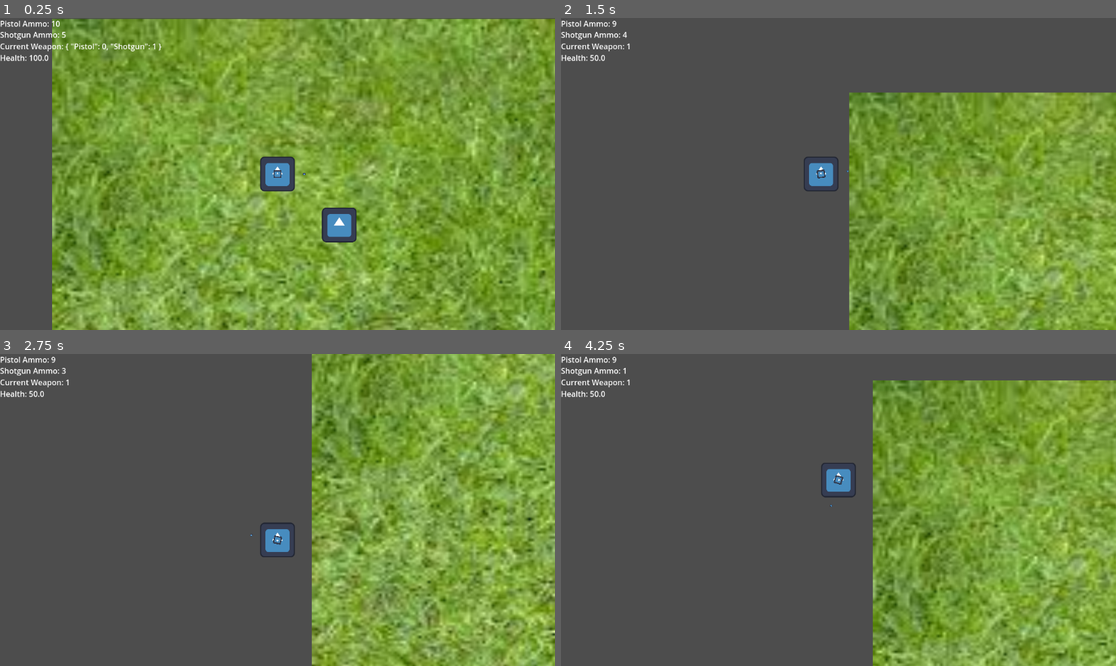
Above: before the commit, frames 1-4 (two rows, left to right).
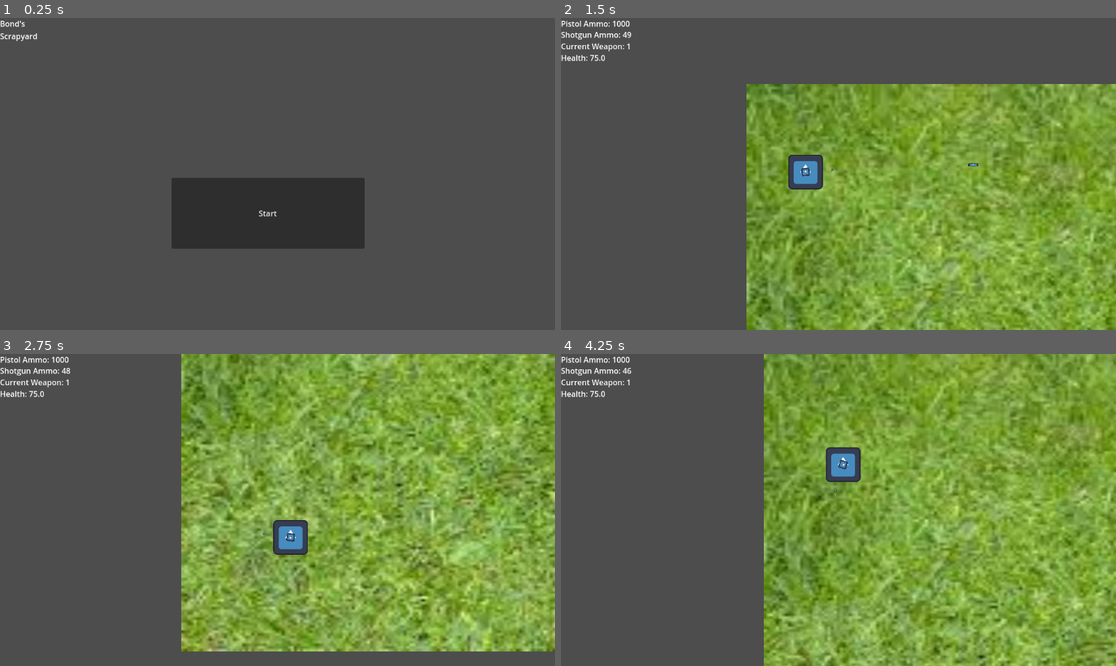
Above: after the commit, the same moments.

Repository: Recsaur/BondScrapyard
Game: Godot game, scene res://Scenes/main_menu.tscn
Same seed, same stepped clock (60 frames per second), same inputs: the game is played once before the commit and once after it. Before the commit the project starts from res://Scenes/Maps/Map.tscn. The engine's default icon, where the game draws it, is replaced by a stand-in: a white triangle on a blue panel in a dark square.
Inputs (mouse positions are in pixels of both pictures, inside the frame that each line leads up to):
- Up to frame 1 (0.25 s): no input
- Up to frame 2 (1.5 s): click (827, 214) at 0.5 s, where only the run after the commit has a clickable "Start"; tap Enter at 1.25 s; move the mouse to (960, 158) at 1.27 s; hold E (SwitchWeaponRight) from 1.28 s (still down); click (960, 158) at 1.35 s
- Up to frame 3 (2.75 s): move the mouse to (166, 525) at 2.02 s; release E (SwitchWeaponRight) at 2.03 s; hold S (down) from 2.03 s (still down); right-click (166, 525) at 2.1 s; click (166, 525) at 2.3 s
- Up to frame 4 (4.25 s): move the mouse to (894, 441) at 2.77 s; release S (down) at 2.78 s; hold E (SwitchWeaponRight) 2.78-3.53 s; click (894, 441) at 2.85 s; move the mouse to (810, 572) at 3.52 s; hold W (up) from 3.53 s (still down); tap Alt at 3.6 s; click (810, 572) at 3.8 s

The runs differ from the first frame. In frame 1, 91% of the frame differs, in the area x 0-100%, y 0-100%; in frame 2, 32%; in frame 3, 46%; in frame 4, 42%.

Commit message:
Added knockback and screenshake for shotgun

Diff:
--- /dev/null
+++ b/Scenes/Characters/camera_2d.gd
@@ -0,0 +1,29 @@
+extends Camera2D
+@export var RandStrength: float = 5.0
+@export var ShakeFade: float = 5.0
+var OffsetAmt: Vector2 = Vector2(0,0)
+var rng = RandomNumberGenerator.new()
+var ShakeStrength: float = 0.0
+
+# Called when the node enters the scene tree for the first time.
+func _ready() -> void:
+	GameTracker.connect("Action", ScreenShake)
+
+
+func _process(delta: float) -> void:
+	if ShakeStrength > 0.0:
+		ShakeStrength = lerpf(ShakeStrength,0,ShakeFade*delta)
+
+		offset = RandOffset()
+
+
+func ScreenShake(value: float):
+	ShakeStrength = value
+	print("screenshakeing?")
+
+func RandOffset() -> Vector2:
+	#print(ShakeStrength* GameController.Consecutive)
+	OffsetAmt = Vector2(rng.randf_range(-ShakeStrength,ShakeStrength),rng.randf_range(-ShakeStrength,ShakeStrength))
+	OffsetAmt = OffsetAmt.clamp(Vector2.ZERO,Vector2.ONE*28) #change liek the max max what maximum screenshaking amount
+		#print(ShakeStrength* GameController.Consecutive)
+	return OffsetAmt
--- a/Scenes/Characters/player.tscn
+++ b/Scenes/Characters/player.tscn
@@ -1,8 +1,9 @@
-[gd_scene load_steps=10 format=3 uid="uid://dbtam68oobejr"]
+[gd_scene load_steps=11 format=3 uid="uid://dbtam68oobejr"]
 
 [ext_resource type="Texture2D" uid="uid://ba5xwdoxwbj8x" path="res://Assets/icon.svg" id="1_3etf2"]
 [ext_resource type="Script" uid="uid://b4fshld4hxvby" path="res://Scenes/Characters/player.gd" id="1_40svl"]
 [ext_resource type="Script" uid="uid://by66a3al450i4" path="res://Scenes/Characters/kick.gd" id="3_al8ar"]
+[ext_resource type="Script" uid="uid://chpo013bhbh7q" path="res://Scenes/Characters/camera_2d.gd" id="3_utp2y"]
 [ext_resource type="PackedScene" uid="uid://cdrm74j14lltn" path="res://Scenes/pistol.tscn" id="4_gy20a"]
 [ext_resource type="Script" uid="uid://cfj706r4qstwm" path="res://Scenes/Characters/label.gd" id="5_cqrjx"]
 [ext_resource type="PackedScene" uid="uid://ixnccu8tdqr4" path="res://Scenes/player_ui.tscn" id="6_khnq4"]
@@ -30,6 +31,7 @@
 zoom = Vector2(1.5, 1.5)
 position_smoothing_enabled = true
 position_smoothing_speed = 10.0
+script = ExtResource("3_utp2y")
 
 [node name="Hitbox" type="Area2D" parent="."]
 
--- /dev/null
+++ b/Scenes/main_menu.tscn
@@ -0,0 +1,21 @@
+[gd_scene load_steps=2 format=3 uid="uid://du0hhw1pdpqw6"]
+
+[ext_resource type="Script" uid="uid://c5ti6sku8ggsa" path="res://main_menu.gd" id="1_28flt"]
+
+[node name="MainMenu" type="Node2D"]
+script = ExtResource("1_28flt")
+
+[node name="Label" type="Label" parent="."]
+offset_right = 40.0
+offset_bottom = 23.0
+text = "Bond's
+Scrapyard"
+
+[node name="Play" type="Button" parent="."]
+offset_left = 356.0
+offset_top = 332.0
+offset_right = 757.0
+offset_bottom = 479.0
+text = "Start"
+
+[connection signal="pressed" from="Play" to="." method="_on_play_pressed"]
--- a/Scenes/pellet.tscn
+++ b/Scenes/pellet.tscn
@@ -10,6 +10,8 @@
 size = Vector2(14, 4)
 
 [node name="Pellet" type="CharacterBody2D"]
+collision_layer = 0
+collision_mask = 4
 script = ExtResource("1_3383t")
 
 [node name="Sprite2D" type="Sprite2D" parent="."]
--- a/Scenes/shotgun.gd
+++ b/Scenes/shotgun.gd
@@ -3,6 +3,7 @@
 var Bullet_path = preload("res://Scenes/pellet.tscn")
 var Burst_num = 3
 var Spread_angle = 25.0
+var Knockback = 750.0
 # Called when the node enters the scene tree for the first time.
 func _ready() -> void:
 	pass # Replace with function body.
@@ -23,3 +24,5 @@
 		bullet.rotation = $Marker2D.global_rotation
 		bullet.target_position = Target_pos.rotated(Random_dist)
 		GameStuff.add_child(bullet)
+	get_parent().Apply_Knockback($Marker2D.global_position,Knockback)
+	GameTracker.emit_signal("Action",15.0)
--- a/Scripts/GameTracker.gd
+++ b/Scripts/GameTracker.gd
@@ -3,5 +3,7 @@
 var player_pos : Vector2
 var player_health = 100.0
 var scrap_amt = 0
-var Pistol_ammo = 10
-var Shotgun_ammo = 5
+var Pistol_ammo = 1000
+var Shotgun_ammo = 50
+
+signal Action(value : float)
--- /dev/null
+++ b/main_menu.gd
@@ -0,0 +1,16 @@
+extends Node2D
+const maingame = preload("res://Scenes/Maps/Map.tscn")
+
+# Called when the node enters the scene tree for the first time.
+func _ready() -> void:
+	pass # Replace with function body.
+
+
+# Called every frame. 'delta' is the elapsed time since the previous frame.
+func _process(delta: float) -> void:
+	pass
+
+
+func _on_play_pressed() -> void:
+	#make cool transition here 'kay
+	get_tree().change_scene_to_packed(maingame)
--- a/pistol.gd
+++ b/pistol.gd
@@ -1,6 +1,7 @@
 extends Node2D
 
 var Bullet_path = preload("res://Scenes/Characters/bullet.tscn")
+var Knockback = 0.0
 # Called when the node enters the scene tree for the first time.
 func _ready() -> void:
 	pass # Replace with function body.
@@ -21,3 +22,4 @@
 	bullet.rotation = $Marker2D.global_rotation
 	bullet.target_position = (get_global_mouse_position() - $Marker2D.global_position).normalized()
 	GameStuff.add_child(bullet)
+	get_parent().Apply_Knockback($Marker2D.global_position,Knockback)
--- a/project.godot
+++ b/project.godot
@@ -11,7 +11,7 @@
 [application]
 
 config/name="BondsScrapyard"
-run/main_scene="uid://b3u04qmglnotl"
+run/main_scene="uid://du0hhw1pdpqw6"
 config/features=PackedStringArray("4.5", "GL Compatibility")
 config/icon="res://Assets/icon.svg"
 
Not shown, added: Scenes/Characters/camera_2d.gd.uid
Not shown, added: main_menu.gd.uid
